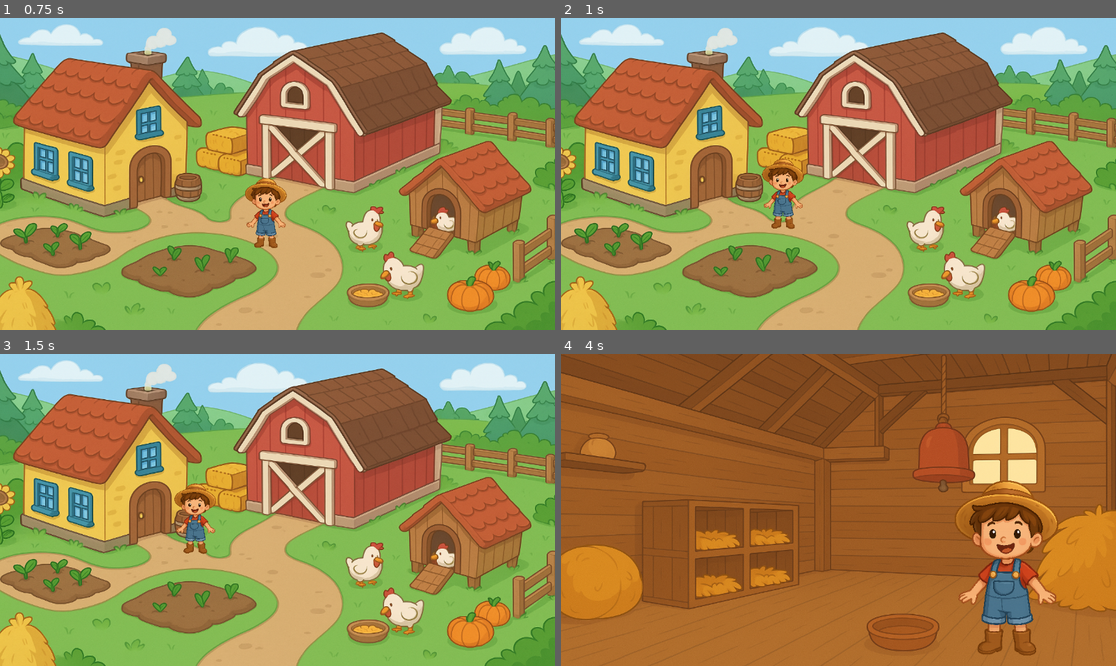
Above: before the commit, frames 1-4 (two rows, left to right).
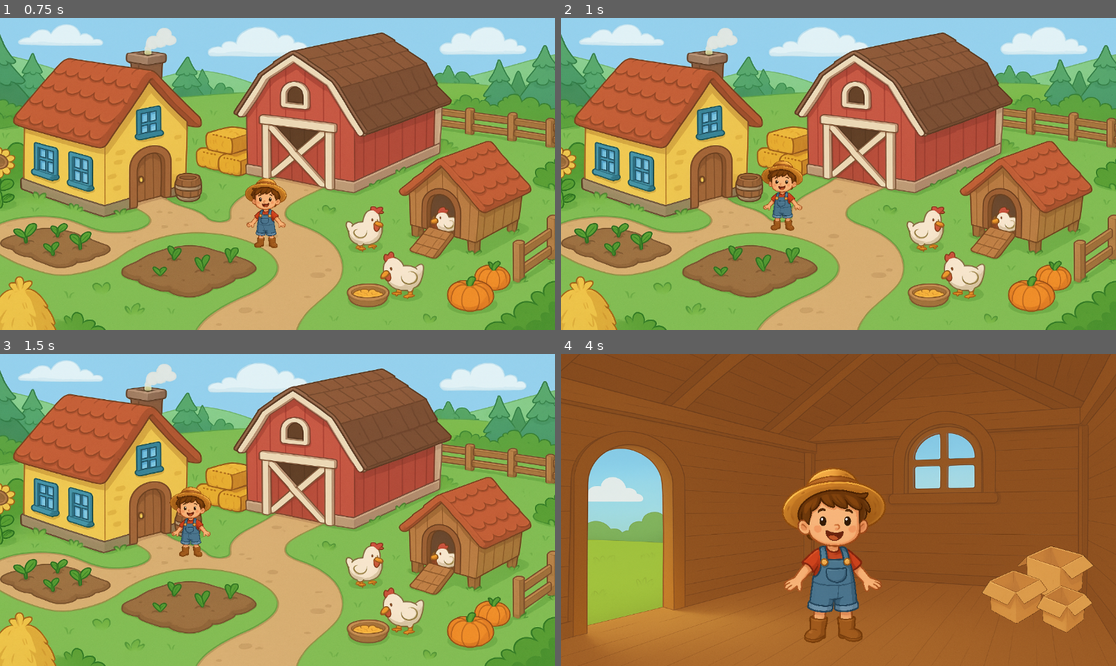
Above: after the commit, the same moments.

Repository: Lexizz7/projeto-tcc
Game: Godot game, scene res://levels/farm/farm.tscn
Two runs of this game, one before a commit and one after it. Both use one fixed random seed, a clock stepped at 60 frames per second and the inputs below.
Inputs (mouse positions are in pixels of both pictures, inside the frame that each line leads up to):
- Up to frame 1 (0.75 s): tap Enter at 0.5 s; drag from (111, 120) to (333, 108) at 0.52 s
- Up to frame 2 (1 s): no input
- Up to frame 3 (1.5 s): drag from (333, 444) to (111, 456) at 1.27 s
- Up to frame 4 (4 s): move the mouse to (1027, 547) at 2.02 s; press the mouse at (1027, 547) at 2.03 s; release the mouse at (1027, 547) at 2.75 s; drag from (810, 572) to (894, 444) at 2.77 s; tap Space at 3.5 s; move the mouse to (1005, 556) at 3.52 s; press the mouse at (1005, 556) at 3.53 s

Frame 1 is identical in both runs. In frame 2, 0.6% of the frame differs, in the area x 36-44%, y 44-69%; in frame 3, 1.0%; in frame 4, 35%, in the area x 0-100%, y 0-100%.

Commit message:
game mechanic drag and drop

Diff:
--- /dev/null
+++ b/levels/chicken_coop/Game1E/Game1E.tscn
@@ -0,0 +1,23 @@
+[gd_scene load_steps=4 format=3 uid="uid://ciq5rsuvk0t72"]
+
+[ext_resource type="Texture2D" uid="uid://dk32l14nbqo6n" path="res://levels/chicken_coop/Game1E/assets/game1e_background.png" id="1_10xga"]
+[ext_resource type="Script" uid="uid://ckldqex7t24ro" path="res://levels/chicken_coop/Game1E/game_1e.gd" id="1_t63wd"]
+[ext_resource type="PackedScene" uid="uid://w0qpaga3tw4k" path="res://utilities/scenes/back_arrow/BackArrow.tscn" id="2_ut8sb"]
+
+[node name="Game1e" type="Node2D"]
+script = ExtResource("1_t63wd")
+
+[node name="Sprite2D" type="Sprite2D" parent="."]
+position = Vector2(-2, -58)
+scale = Vector2(0.76123, 0.76123)
+texture = ExtResource("1_10xga")
+
+[node name="Camera2D" type="Camera2D" parent="."]
+
+[node name="BackArrow" parent="." instance=ExtResource("2_ut8sb")]
+position = Vector2(-498, 247)
+scale = Vector2(0.400001, 0.400001)
+scenePath = "res://levels/chicken_coop/chicken_coop.tscn"
+
+[node name="CardSpawnPoint" type="Marker2D" parent="."]
+position = Vector2(0, 261)
--- /dev/null
+++ b/levels/chicken_coop/Game1E/card_frame/card_frame.gd
@@ -0,0 +1,10 @@
+extends Node2D
+
+@onready var type: String
+@onready var label: Label = $Draggable/Label
+
+func _ready() -> void:
+	randomize()
+
+	type = ["day", "night"].pick_random()
+	label.text = type.to_upper()
--- /dev/null
+++ b/levels/chicken_coop/Game1E/card_frame/card_frame.tscn
@@ -0,0 +1,31 @@
+[gd_scene load_steps=5 format=3 uid="uid://bpdjftlas72a"]
+
+[ext_resource type="Script" uid="uid://66pwhdmry0s0" path="res://levels/chicken_coop/Game1E/card_frame/card_frame.gd" id="1_p6ghk"]
+[ext_resource type="PackedScene" uid="uid://dtlgrkau5ckeq" path="res://utilities/scenes/draggable/draggable.tscn" id="2_2sh7y"]
+[ext_resource type="Texture2D" uid="uid://bqvsbf7lrr4d2" path="res://levels/chicken_coop/Game1E/card_frame/assets/card_frame.png" id="2_hmx12"]
+
+[sub_resource type="RectangleShape2D" id="RectangleShape2D_hmx12"]
+size = Vector2(106.556, 238.916)
+
+[node name="CardFrame" type="Node2D"]
+script = ExtResource("1_p6ghk")
+
+[node name="Draggable" parent="." instance=ExtResource("2_2sh7y")]
+position = Vector2(0, -74)
+
+[node name="Sprite2D" type="Sprite2D" parent="Draggable"]
+scale = Vector2(0.280001, 0.280001)
+texture = ExtResource("2_hmx12")
+
+[node name="CollisionShape2D" type="CollisionShape2D" parent="Draggable"]
+position = Vector2(-1, -0.499998)
+scale = Vector2(1.16371, 0.632022)
+shape = SubResource("RectangleShape2D_hmx12")
+
+[node name="Label" type="Label" parent="Draggable"]
+offset_left = -23.0
+offset_top = -18.0
+offset_right = 22.0
+offset_bottom = 5.0
+theme_override_colors/font_color = Color(0, 0, 0, 1)
+horizontal_alignment = 1
--- /dev/null
+++ b/levels/chicken_coop/Game1E/game_1e.gd
@@ -0,0 +1,13 @@
+extends Node2D
+
+const CARD_FRAME = preload("res://levels/chicken_coop/Game1E/card_frame/card_frame.tscn")
+
+@onready var card_spawn_point: Marker2D = $CardSpawnPoint
+
+func _ready():
+	spawn_card()
+
+func spawn_card():
+	var card_instance = CARD_FRAME.instantiate()
+	card_instance.position = card_spawn_point.global_position
+	add_child(card_instance)
--- a/levels/chicken_coop/chicken_coop.tscn
+++ b/levels/chicken_coop/chicken_coop.tscn
@@ -1,7 +1,20 @@
-[gd_scene load_steps=3 format=3 uid="uid://bv6bnceededeb"]
+[gd_scene load_steps=8 format=3 uid="uid://bv6bnceededeb"]
 
 [ext_resource type="Texture2D" uid="uid://64y6x8wjg43c" path="res://levels/chicken_coop/assets/chicken_coop.png" id="1_rhhhj"]
 [ext_resource type="PackedScene" uid="uid://cvwwjtyn0p2j8" path="res://characters/player/player.tscn" id="2_h8uxh"]
+[ext_resource type="PackedScene" uid="uid://filj2464bwfm" path="res://utilities/scenes/PlayerTransitionArea.tscn" id="3_sgdh1"]
+[ext_resource type="Texture2D" uid="uid://b6aa01ixf8onh" path="res://levels/chicken_coop/assets/boxes.png" id="4_yomyl"]
+
+[sub_resource type="NavigationPolygon" id="NavigationPolygon_1gxe2"]
+vertices = PackedVector2Array(-276.797, 293, -276.633, 293.008, -437.508, 287.117, 163.539, 270.938, 298.742, 235.141, 350.312, 240.938, 304.047, 262.328, 147.961, 287.031, -496.367, 243.156, -452.273, 233.711, -416.938, 259.5, -330.781, 273, -123.891, 295.992, -231.359, 273, -125.219, 280.008, -19.3125, 295, 59.3516, 275.992)
+polygons = Array[PackedInt32Array]([PackedInt32Array(0, 1, 2), PackedInt32Array(3, 4, 5, 6, 7), PackedInt32Array(2, 8, 9, 10), PackedInt32Array(0, 2, 10, 11), PackedInt32Array(12, 0, 11, 13, 14, 15), PackedInt32Array(16, 3, 7, 15), PackedInt32Array(14, 16, 15)])
+outlines = Array[PackedVector2Array]([PackedVector2Array(-520, 238, -441, 297, -277, 303, -124, 306, -19, 305, 149, 297, 307, 272, 387, 235, 298, 225, 162, 261, 59, 266, -125, 270, -231, 263, -330, 263, -413, 250, -450, 223)])
+
+[sub_resource type="RectangleShape2D" id="RectangleShape2D_1gxe2"]
+size = Vector2(235, 414)
+
+[sub_resource type="RectangleShape2D" id="RectangleShape2D_kjqwc"]
+size = Vector2(239, 188)
 
 [node name="ChickenCoop" type="Node2D"]
 
@@ -12,6 +25,36 @@
 scale = Vector2(0.753255, 0.643555)
 texture = ExtResource("1_rhhhj")
 
+[node name="NavigationRegion2D" type="NavigationRegion2D" parent="."]
+navigation_polygon = SubResource("NavigationPolygon_1gxe2")
+
+[node name="Door" parent="." instance=ExtResource("3_sgdh1")]
+position = Vector2(-455, 1)
+scenePath = "res://levels/farm/farm.tscn"
+metadata/_edit_group_ = true
+
+[node name="CollisionShape2D" type="CollisionShape2D" parent="Door"]
+position = Vector2(17.5, 48)
+shape = SubResource("RectangleShape2D_1gxe2")
+metadata/_edit_lock_ = true
+
+[node name="Boxes" parent="." instance=ExtResource("3_sgdh1")]
+position = Vector2(430, 165)
+scenePath = "res://levels/chicken_coop/Game1E/Game1E.tscn"
+metadata/_edit_group_ = true
+
+[node name="CollisionShape2D" type="CollisionShape2D" parent="Boxes"]
+position = Vector2(-16.5, -1)
+shape = SubResource("RectangleShape2D_kjqwc")
+metadata/_edit_lock_ = true
+
+[node name="Sprite2D" type="Sprite2D" parent="Boxes"]
+scale = Vector2(0.206055, 0.206055)
+texture = ExtResource("4_yomyl")
+metadata/_edit_lock_ = true
+
 [node name="Player" parent="." instance=ExtResource("2_h8uxh")]
-position = Vector2(353, 304)
-scale = Vector2(2.5, 2.5)
+position = Vector2(-374, 277)
+rotation = 3.14159
+scale = Vector2(2.5, -2.5)
+speed = 800.0
--- a/levels/farm/barn.gd
+++ /dev/null
@@ -1,7 +0,0 @@
-extends Area2D
-
-@onready var player := $"../Player"
-
-func _input_event(viewport, event, shape_idx):
-	if event is InputEventMouseButton and event.pressed:
-		player.walk_to(global_position)
--- a/levels/farm/chickencoop.gd
+++ /dev/null
@@ -1,8 +0,0 @@
-extends Area2D
-
-@onready var player := $"../Player"
-
-func _input_event(viewport, event, shape_idx):
-	if event is InputEventMouseButton and event.pressed:
-		await player.walk_to(global_position)
-		get_tree().change_scene_to_file("res://levels/chicken_coop/chicken_coop.tscn")
--- a/levels/farm/farm.tscn
+++ b/levels/farm/farm.tscn
@@ -1,22 +1,22 @@
-[gd_scene load_steps=10 format=3 uid="uid://modwmpakakol"]
+[gd_scene load_steps=8 format=3 uid="uid://modwmpakakol"]
 
 [ext_resource type="Texture2D" uid="uid://b6cpf8uiqy8gk" path="res://levels/farm/assets/farm.png" id="1_qam4g"]
-[ext_resource type="Script" uid="uid://cg21cxyr287qs" path="res://levels/farm/house.gd" id="2_kobh8"]
 [ext_resource type="PackedScene" uid="uid://cvwwjtyn0p2j8" path="res://characters/player/player.tscn" id="3_p0y0h"]
-[ext_resource type="Script" uid="uid://bmpr88un5l47s" path="res://levels/farm/barn.gd" id="4_1jhwj"]
-[ext_resource type="Script" uid="uid://cthcbxkch15ke" path="res://levels/farm/chickencoop.gd" id="5_botmr"]
-
-[sub_resource type="RectangleShape2D" id="RectangleShape2D_2wvic"]
-size = Vector2(64.9439, 131.3)
-
-[sub_resource type="CapsuleShape2D" id="CapsuleShape2D_1jhwj"]
-
-[sub_resource type="CapsuleShape2D" id="CapsuleShape2D_botmr"]
+[ext_resource type="PackedScene" uid="uid://filj2464bwfm" path="res://utilities/scenes/PlayerTransitionArea.tscn" id="4_kobh8"]
 
 [sub_resource type="NavigationPolygon" id="NavigationPolygon_1jhwj"]
 vertices = PackedVector2Array(757.156, 475.156, 853.773, 456.227, 950.273, 479.273, 802.633, 525.258, 727.602, 538.438, …(534 unchanged characters)…
 polygons = Array[PackedInt32Array]([PackedInt32Array(0, 1, 2, 3, 4), PackedInt32Array(5, 6, 7), PackedInt32Array(8, 9,  …(320 unchanged characters)…
 outlines = Array[PackedVector2Array]([PackedVector2Array(345, 452, 461, 453, 520, 468, 558, 493, 573, 522, 556, 551, 50 …(289 unchanged characters)…
+
+[sub_resource type="CapsuleShape2D" id="CapsuleShape2D_botmr"]
+
+[sub_resource type="RectangleShape2D" id="RectangleShape2D_2wvic"]
+size = Vector2(399, 370)
+
+[sub_resource type="CapsuleShape2D" id="CapsuleShape2D_p0y0h"]
+radius = 211.0
+height = 422.0
 
 [node name="Farm" type="Node2D"]
 
@@ -28,35 +28,15 @@
 texture = ExtResource("1_qam4g")
 centered = false
 
-[node name="House" type="Area2D" parent="."]
-position = Vector2(313, 320)
-scale = Vector2(6.2, 3.08)
-script = ExtResource("2_kobh8")
-metadata/_edit_group_ = true
-
-[node name="CollisionShape2D" type="CollisionShape2D" parent="House"]
-position = Vector2(-14.1935, -34.0909)
-shape = SubResource("RectangleShape2D_2wvic")
-metadata/_edit_lock_ = true
-
 [node name="Player" parent="." instance=ExtResource("3_p0y0h")]
 position = Vector2(608, 517)
 
-[node name="Barn" type="Area2D" parent="."]
-position = Vector2(603, 282)
-scale = Vector2(38.44, 9.4864)
-script = ExtResource("4_1jhwj")
-metadata/_edit_group_ = true
+[node name="NavigationRegion2D" type="NavigationRegion2D" parent="."]
+navigation_polygon = SubResource("NavigationPolygon_1jhwj")
 
-[node name="CollisionShape2D" type="CollisionShape2D" parent="Barn"]
-position = Vector2(2.26327, -9.80351)
-scale = Vector2(0.545715, -1.23223)
-shape = SubResource("CapsuleShape2D_1jhwj")
-metadata/_edit_lock_ = true
-
-[node name="ChickenCoop" type="Area2D" parent="."]
+[node name="ChickenCoop" parent="." instance=ExtResource("4_kobh8")]
 position = Vector2(887, 461)
-script = ExtResource("5_botmr")
+scenePath = "res://levels/chicken_coop/chicken_coop.tscn"
 metadata/_edit_group_ = true
 
 [node name="CollisionShape2D" type="CollisionShape2D" parent="ChickenCoop"]
@@ -66,9 +46,22 @@
 shape = SubResource("CapsuleShape2D_botmr")
 metadata/_edit_lock_ = true
 
-[node name="NavigationRegion2D" type="NavigationRegion2D" parent="."]
-navigation_polygon = SubResource("NavigationPolygon_1jhwj")
+[node name="House" parent="." instance=ExtResource("4_kobh8")]
+position = Vector2(221, 270)
+metadata/_edit_group_ = true
 
-[connection signal="input_event" from="House" to="House" method="_on_input_event"]
-[connection signal="input_event" from="Barn" to="Barn" method="_on_input_event"]
-[connection signal="input_event" from="ChickenCoop" to="ChickenCoop" method="_on_input_event"]
+[node name="CollisionShape2D" type="CollisionShape2D" parent="House"]
+position = Vector2(0.5, -40)
+shape = SubResource("RectangleShape2D_2wvic")
+metadata/_edit_lock_ = true
+
+[node name="Barn" parent="." instance=ExtResource("4_kobh8")]
+position = Vector2(598, 298)
+metadata/_edit_group_ = true
+
+[node name="CollisionShape2D" type="CollisionShape2D" parent="Barn"]
+position = Vector2(103, -98)
+rotation = -0.23911
+scale = Vector2(1.12, 0.77)
+shape = SubResource("CapsuleShape2D_p0y0h")
+metadata/_edit_lock_ = true
--- a/levels/farm/house.gd
+++ /dev/null
@@ -1,7 +0,0 @@
-extends Area2D
-
-@onready var player := $"../Player"
-
-func _input_event(viewport, event, shape_idx):
-	if event is InputEventMouseButton and event.pressed:
-		await player.walk_to(global_position)
--- a/project.godot
+++ b/project.godot
@@ -15,6 +15,14 @@
 config/features=PackedStringArray("4.4", "Mobile")
 config/icon="res://icon.svg"
 
+[input]
+
+tap={
+"deadzone": 0.2,
+"events": [Object(InputEventMouseButton,"resource_local_to_scene":false,"resource_name":"","device":-1,"window_id":0,"alt_pressed":false,"shift_pressed":false,"ctrl_pressed":false,"meta_pressed":false,"button_mask":0,"position":Vector2(0, 0),"global_position":Vector2(0, 0),"factor":1.0,"button_index":1,"canceled":false,"pressed":false,"double_click":false,"script":null)
+]
+}
+
 [rendering]
 
 renderer/rendering_method="mobile"
--- /dev/null
+++ b/tests/drag_and_drop_test/drag_and_drop_test.tscn
@@ -0,0 +1,52 @@
+[gd_scene load_steps=8 format=3 uid="uid://cl6sgyfjhl58b"]
+
+[ext_resource type="PackedScene" uid="uid://dtlgrkau5ckeq" path="res://utilities/scenes/draggable/draggable.tscn" id="1_48pon"]
+[ext_resource type="Texture2D" uid="uid://c8hloh4732xn4" path="res://icon.svg" id="2_eapgq"]
+[ext_resource type="PackedScene" uid="uid://dw1p134307k5h" path="res://utilities/scenes/dropzone/dropzone.tscn" id="2_wmeqm"]
+[ext_resource type="Texture2D" uid="uid://opg26pvs7nud" path="res://characters/player/assets/player.png" id="4_eapgq"]
+
+[sub_resource type="RectangleShape2D" id="RectangleShape2D_3j7ea"]
+size = Vector2(129, 127)
+
+[sub_resource type="CircleShape2D" id="CircleShape2D_wmeqm"]
+radius = 38.0
+
+[sub_resource type="CircleShape2D" id="CircleShape2D_eapgq"]
+radius = 38.4708
+
+[node name="DragAndDropTest" type="Node2D"]
+
+[node name="Draggable" parent="." instance=ExtResource("1_48pon")]
+position = Vector2(151, -6)
+metadata/_edit_group_ = true
+
+[node name="Sprite2D" type="Sprite2D" parent="Draggable"]
+texture = ExtResource("2_eapgq")
+
+[node name="CollisionShape2D" type="CollisionShape2D" parent="Draggable"]
+position = Vector2(-0.5, -0.5)
+shape = SubResource("RectangleShape2D_3j7ea")
+
+[node name="Dropzone" parent="." instance=ExtResource("2_wmeqm")]
+position = Vector2(-123, -102)
+metadata/_edit_group_ = true
+
+[node name="CollisionShape2D" type="CollisionShape2D" parent="Dropzone"]
+shape = SubResource("CircleShape2D_wmeqm")
+
+[node name="Sprite2D" type="Sprite2D" parent="Dropzone"]
+scale = Vector2(0.0399994, 0.0399994)
+texture = ExtResource("4_eapgq")
+
+[node name="Dropzone2" parent="." instance=ExtResource("2_wmeqm")]
+position = Vector2(-73, 103)
+metadata/_edit_group_ = true
+
+[node name="CollisionShape2D" type="CollisionShape2D" parent="Dropzone2"]
+shape = SubResource("CircleShape2D_eapgq")
+
+[node name="Sprite2D" type="Sprite2D" parent="Dropzone2"]
+scale = Vector2(0.0399994, 0.0399994)
+texture = ExtResource("4_eapgq")
+
+[node name="Camera2D" type="Camera2D" parent="."]
--- /dev/null
+++ b/utilities/scenes/PlayerTransitionArea.tscn
@@ -0,0 +1,10 @@
+[gd_scene load_steps=2 format=3 uid="uid://filj2464bwfm"]
+
+[ext_resource type="Script" uid="uid://c7jptq4q35ws2" path="res://utilities/scenes/player_transition_area.gd" id="1_5e58p"]
+
+[node name="PlayerTransitionArea" type="Area2D"]
+script = ExtResource("1_5e58p")
+
+[connection signal="body_entered" from="." to="." method="_on_body_entered"]
+[connection signal="body_exited" from="." to="." method="_on_body_exited"]
+[connection signal="ready" from="." to="." method="_on_ready"]
--- /dev/null
+++ b/utilities/scenes/back_arrow/BackArrow.tscn
@@ -0,0 +1,20 @@
+[gd_scene load_steps=4 format=3 uid="uid://w0qpaga3tw4k"]
+
+[ext_resource type="Script" uid="uid://ddsk3rcnf8gpw" path="res://utilities/scenes/back_arrow/back_arrow.gd" id="1_6c4sq"]
+[ext_resource type="Texture2D" uid="uid://b4ffyrc7ppaka" path="res://utilities/scenes/back_arrow/assets/back_arrow.png" id="2_67qnd"]
+
+[sub_resource type="CircleShape2D" id="CircleShape2D_6c4sq"]
+radius = 123.016
+
+[node name="BackArrow" type="Area2D"]
+script = ExtResource("1_6c4sq")
+
+[node name="Sprite2D" type="Sprite2D" parent="."]
+position = Vector2(-7.00003, -3.05176e-05)
+rotation = 3.14159
+scale = Vector2(0.201313, 0.201313)
+texture = ExtResource("2_67qnd")
+
+[node name="CollisionShape2D" type="CollisionShape2D" parent="."]
+position = Vector2(6, -1)
+shape = SubResource("CircleShape2D_6c4sq")
--- /dev/null
+++ b/utilities/scenes/back_arrow/back_arrow.gd
@@ -0,0 +1,19 @@
+@tool
+extends Area2D
+
+@export var scenePath: String:
+	set(value):
+		scenePath = value
+		if Engine.is_editor_hint():
+			update_configuration_warnings()
+
+func _input_event(viewport, event, shape_idx) -> void:
+	if event.is_action_pressed("tap"):
+		var tree = get_tree()
+		if tree and scenePath:
+			tree.change_scene_to_file(scenePath)
+
+func _get_configuration_warnings() -> PackedStringArray:
+	if !scenePath.is_absolute_path():
+		return ["Must provide a scene path."]
+	return []
--- /dev/null
+++ b/utilities/scenes/draggable/draggable.gd
@@ -0,0 +1,31 @@
+extends Area2D
+
+@onready var rest_point: Vector2
+
+var isDragging = false
+var dropzone_nodes: Array[Node] = []
+
+func _ready():
+	rest_point = global_position
+	dropzone_nodes = get_tree().get_nodes_in_group("dropzones")
+
+func _input_event(viewport, event, shape_idx):
+	if event.is_action_pressed("tap"):
+		isDragging = true
+	if event.is_action_released("tap"):
+		isDragging = false
+		for dropzone: Area2D in dropzone_nodes:
+			var overlapping_areas = dropzone.get_overlapping_areas()
+			for area in overlapping_areas:
+				if area.get_rid() == self.get_rid():
+					dropzone.select()
+					rest_point = dropzone.global_position
+					return
+
+
+
+func _physics_process(delta):
+	if isDragging:
+		global_position = lerp(global_position, get_global_mouse_position(), 25 * delta)
+	else:
+		global_position = lerp(global_position, rest_point, 10 * delta)
--- /dev/null
+++ b/utilities/scenes/draggable/draggable.tscn
@@ -0,0 +1,6 @@
+[gd_scene load_steps=2 format=3 uid="uid://dtlgrkau5ckeq"]
+
+[ext_resource type="Script" uid="uid://cekmx4m8wkvnn" path="res://utilities/scenes/draggable/draggable.gd" id="1_df63c"]
+
+[node name="Draggable" type="Area2D"]
+script = ExtResource("1_df63c")
--- /dev/null
+++ b/utilities/scenes/dropzone/dropzone.gd
@@ -0,0 +1,16 @@
+extends Area2D
+
+signal selected
+
+func select():
+	var tree = get_tree()
+	if !tree:
+		return
+
+	for child in tree.get_nodes_in_group("dropzones"):
+		child.deselect()
+
+	emit_signal("selected")
+
+func deselect():
+	pass
--- /dev/null
+++ b/utilities/scenes/dropzone/dropzone.tscn
@@ -0,0 +1,6 @@
+[gd_scene load_steps=2 format=3 uid="uid://dw1p134307k5h"]
+
+[ext_resource type="Script" uid="uid://dai5sgybkwm1r" path="res://utilities/scenes/dropzone/dropzone.gd" id="1_o3dpw"]
+
+[node name="Dropzone" type="Area2D" groups=["dropzones"]]
+script = ExtResource("1_o3dpw")
--- /dev/null
+++ b/utilities/scenes/player_transition_area.gd
@@ -0,0 +1,37 @@
+@tool
+extends Area2D
+
+@export var scenePath: String:
+	set(value):
+		scenePath = value
+		if Engine.is_editor_hint():
+			update_configuration_warnings()
+
+@onready var player := $"../Player"
+
+var isPlayerIn := false
+
+func _ready() -> void:
+	if !player:
+		push_warning("PlayerTransitionArea must find a Player scene.")
+
+func _input_event(viewport, event, shape_idx):
+	if event.is_action_pressed("tap") and player:
+		await player.walk_to(global_position)
+		var tree = get_tree()
+		if tree and isPlayerIn and scenePath:
+			tree.change_scene_to_file(scenePath)
+
+func _on_body_entered(body: Node2D) -> void:
+	if body.name != 'Player': return
+	isPlayerIn = true
+
+func _on_body_exited(body: Node2D) -> void:
+	if body.name != 'Player': return
+	isPlayerIn = false
+
+func _get_configuration_warnings() -> PackedStringArray:
+	var warnings = []
+	if !scenePath.is_absolute_path():
+		return warnings.push("Must provide a scene path.")
+	return warnings
Binary file added: levels/chicken_coop/Game1E/assets/game1e_background.png
Not shown, added: levels/chicken_coop/Game1E/assets/game1e_background.png.import
Binary file added: levels/chicken_coop/Game1E/card_frame/assets/card_frame.png
Not shown, added: levels/chicken_coop/Game1E/card_frame/assets/card_frame.png.import
Not shown, added: levels/chicken_coop/Game1E/card_frame/card_frame.gd.uid
Not shown, added: levels/chicken_coop/Game1E/game_1e.gd.uid
Binary file added: levels/chicken_coop/assets/boxes.png
Not shown, added: levels/chicken_coop/assets/boxes.png.import
Binary file changed: levels/chicken_coop/assets/chicken_coop.png
Not shown, removed: levels/farm/barn.gd.uid
Not shown, removed: levels/farm/chickencoop.gd.uid
Not shown, removed: levels/farm/house.gd.uid
(and 6 more such lines)
